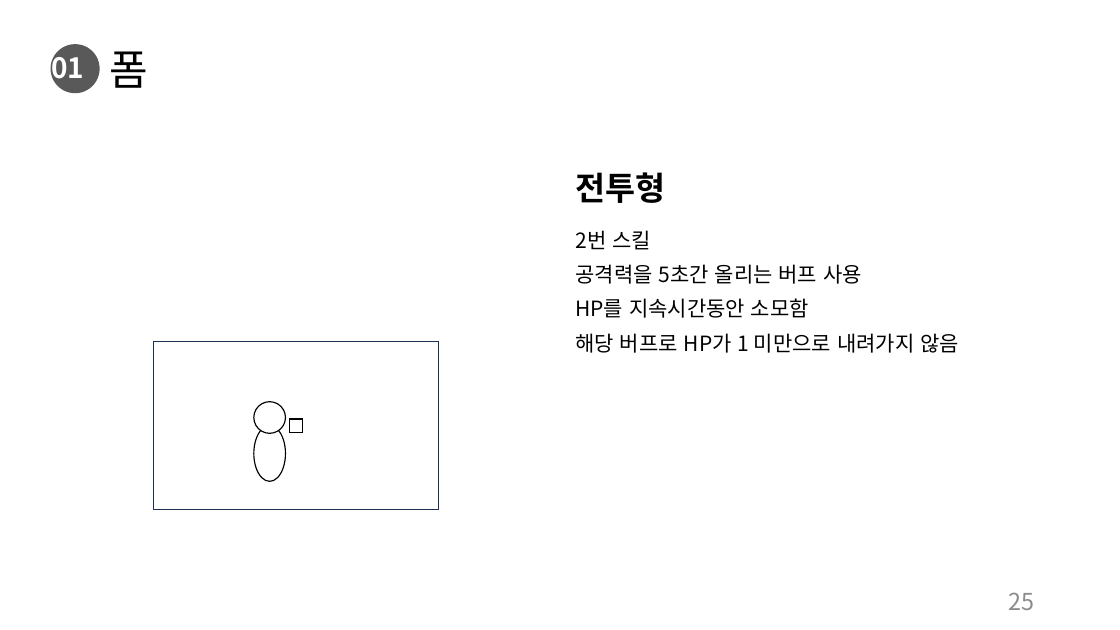
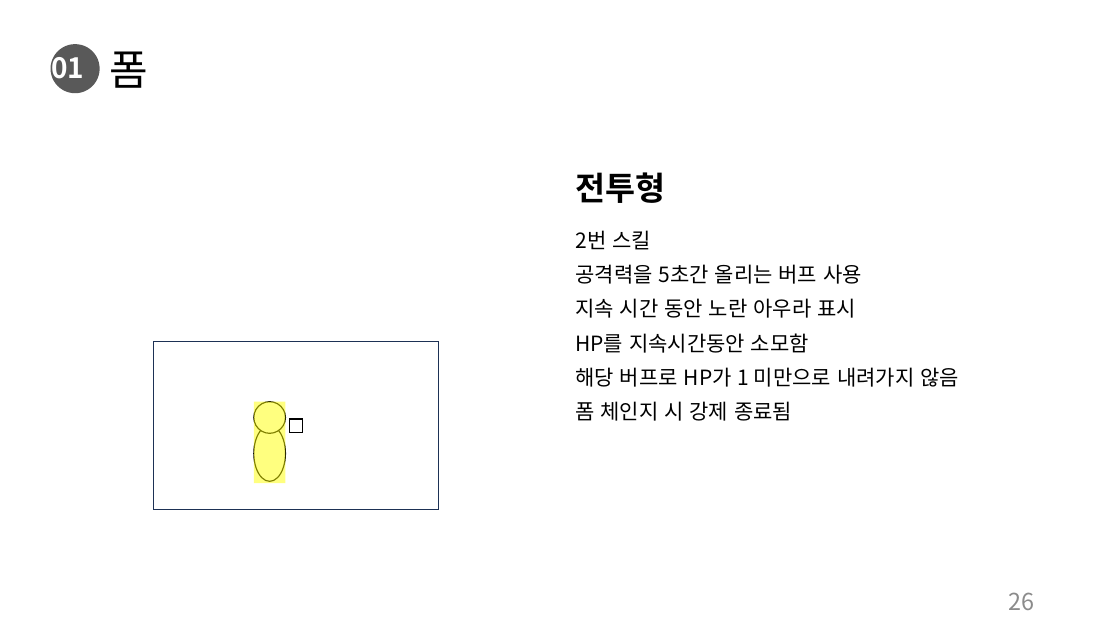
Before and after one commit to charobe/HDB, a slide deck: slide 26 of 조영욱/하자 드 바이오.pptx (slide 25 before the commit). Drawn at 1120x630 pixels with LibreOffice and Linux fonts; fonts in the diff are those of the drawing. Boxes give left, top, right and bottom in pixels: in the first picture for what was removed or moved away, otherwise in the second. Text is boxed around its words. In the diff, an @@ line names an element or a change of style, - is before the commit and + after.

```diff
--- a/조영욱/하자 드 바이오.pptx
+++ b/조영욱/하자 드 바이오.pptx
@@ text at bbox=[575, 298, 856, 318]: paragraph added @@
+지속 시간 동안 노란 아우라 표시
@@ rectangle added at bbox=[254, 402, 286, 483], fill #FFFF00 at 50% opacity @@
@@ text at bbox=[575, 401, 792, 421]: paragraph added @@
+폼 체인지 시 강제 종료됨
@@ page number at bbox=[1009, 592, 1035, 610]: text changed @@
-25
+26
```
Also in this commit, not shown: 2 other slides changed, 2 slides added.
